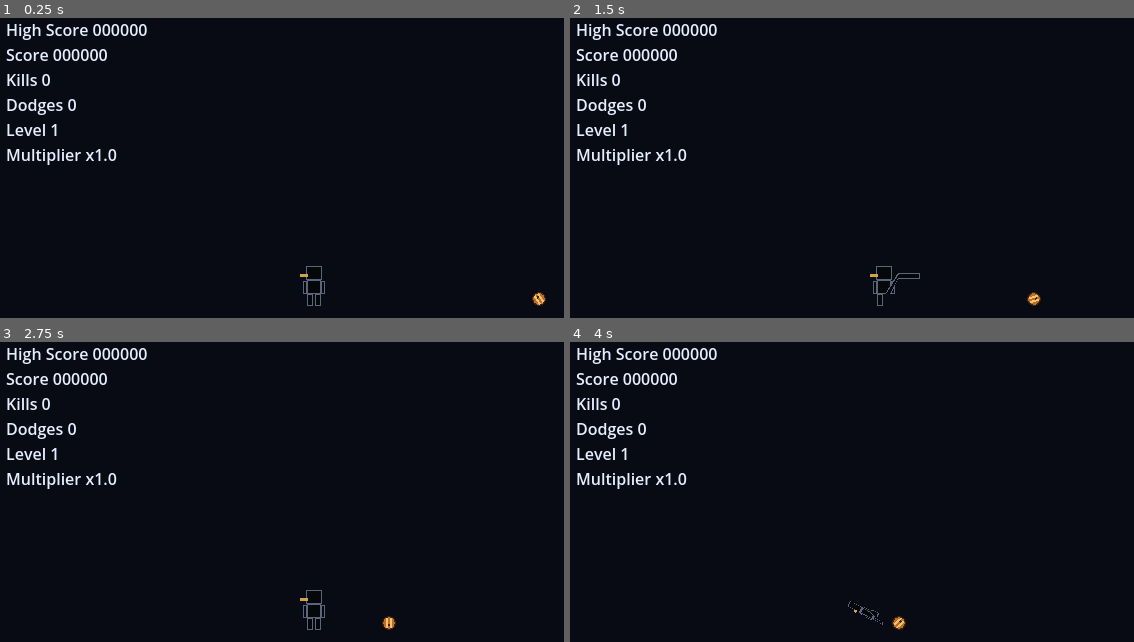
Above: before the commit, frames 1-4 (two rows, left to right).
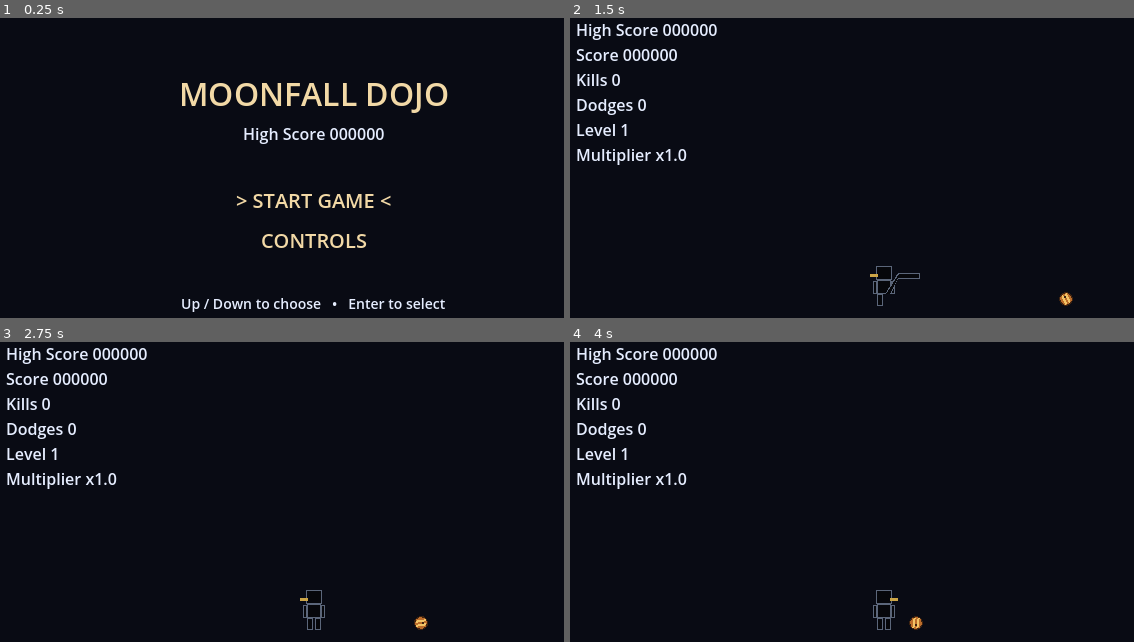
Above: after the commit, the same moments.

Repository: selymax79/Moonfall-Dojo
Game: Godot game, scene res://scenes/main.tscn
Same seed, same stepped clock (60 frames per second), same inputs: the game is played once before the commit and once after it.
Inputs:
- Up to frame 1 (0.25 s): no input
- Up to frame 2 (1.5 s): tap Enter (restart_run) at 0.5 s; hold Right (turn_right) 0.53-1.28 s; hold Down (duck) 0.53-1.28 s; tap Up (jump) at 0.77 s; hold Escape (menu_back, bound only after the commit) from 1.28 s (still down); tap X (kick) at 1.35 s
- Up to frame 3 (2.75 s): tap Up (jump) at 1.52 s; release Escape (menu_back, bound only after the commit) at 2.03 s; hold Right (turn_right) from 2.03 s (still down); hold Z (punch) from 2.03 s (still down)
- Up to frame 4 (4 s): release Z (punch) at 2.78 s; tap Down (duck) at 2.85 s; tap Up (jump) at 3.02, 3.77 s; release Right (turn_right) at 3.53 s; hold Left (turn_left) from 3.53 s (still down); hold X (kick) from 3.53 s (still down)

The runs differ from the first frame. In frame 1, 5.9% of the frame differs, in the area x 1-97%, y 2-98%; in frame 2, 0.2%; in frame 3, 0.2%; in frame 4, 0.4%.

Commit message:
Add title screen and start game flow

Diff:
--- a/project.godot
+++ b/project.godot
@@ -24,6 +24,26 @@
 window/stretch/scale_mode="fractional"
 
 [input]
+
+menu_up={
+"deadzone": 0.5,
+"events": [Object(InputEventKey,"physical_keycode":4194320)]
+}
+
+menu_down={
+"deadzone": 0.5,
+"events": [Object(InputEventKey,"physical_keycode":4194322)]
+}
+
+menu_accept={
+"deadzone": 0.5,
+"events": [Object(InputEventKey,"physical_keycode":4194309)]
+}
+
+menu_back={
+"deadzone": 0.5,
+"events": [Object(InputEventKey,"physical_keycode":4194305)]
+}
 
 restart_run={
 "deadzone": 0.5,
--- a/scenes/main.tscn
+++ b/scenes/main.tscn
@@ -62,6 +62,120 @@
 theme_override_colors/font_color = Color(0.9, 0.93, 1, 1)
 theme_override_font_sizes/font_size = 16
 text = "Multiplier x1.0"
+
+[node name="TitleOverlay" type="Control" parent="HUD"]
+anchors_preset = 15
+anchor_right = 1.0
+anchor_bottom = 1.0
+grow_horizontal = 2
+grow_vertical = 2
+mouse_filter = 2
+
+[node name="GameTitle" type="Label" parent="HUD/TitleOverlay"]
+layout_mode = 0
+offset_top = 65.0
+offset_right = 640.0
+offset_bottom = 107.0
+mouse_filter = 2
+theme_override_colors/font_color = Color(0.95, 0.85, 0.65, 1)
+theme_override_font_sizes/font_size = 32
+text = "MOONFALL DOJO"
+horizontal_alignment = 1
+
+[node name="HighScoreLabel" type="Label" parent="HUD/TitleOverlay"]
+layout_mode = 0
+offset_top = 116.0
+offset_right = 640.0
+offset_bottom = 144.0
+mouse_filter = 2
+theme_override_colors/font_color = Color(0.9, 0.93, 1, 1)
+theme_override_font_sizes/font_size = 16
+text = "High Score 000000"
+horizontal_alignment = 1
+
+[node name="MenuContainer" type="VBoxContainer" parent="HUD/TitleOverlay"]
+layout_mode = 0
+offset_left = 160.0
+offset_top = 180.0
+offset_right = 480.0
+offset_bottom = 248.0
+mouse_filter = 2
+theme_override_constants/separation = 12
+
+[node name="StartGameLabel" type="Label" parent="HUD/TitleOverlay/MenuContainer"]
+layout_mode = 2
+mouse_filter = 2
+theme_override_colors/font_color = Color(0.95, 0.85, 0.65, 1)
+theme_override_font_sizes/font_size = 20
+text = "> START GAME <"
+horizontal_alignment = 1
+
+[node name="ControlsLabel" type="Label" parent="HUD/TitleOverlay/MenuContainer"]
+layout_mode = 2
+mouse_filter = 2
+theme_override_colors/font_color = Color(0.95, 0.85, 0.65, 1)
+theme_override_font_sizes/font_size = 20
+text = "CONTROLS"
+horizontal_alignment = 1
+
+[node name="NavigationHint" type="Label" parent="HUD/TitleOverlay"]
+layout_mode = 0
+offset_top = 288.0
+offset_right = 640.0
+offset_bottom = 315.0
+mouse_filter = 2
+theme_override_colors/font_color = Color(0.9, 0.93, 1, 1)
+theme_override_font_sizes/font_size = 14
+text = "Up / Down to choose   •   Enter to select"
+horizontal_alignment = 1
+
+[node name="ControlsOverlay" type="Control" parent="HUD"]
+visible = false
+anchors_preset = 15
+anchor_right = 1.0
+anchor_bottom = 1.0
+grow_horizontal = 2
+grow_vertical = 2
+mouse_filter = 2
+
+[node name="ControlsTitle" type="Label" parent="HUD/ControlsOverlay"]
+layout_mode = 0
+offset_top = 35.0
+offset_right = 640.0
+offset_bottom = 77.0
+mouse_filter = 2
+theme_override_colors/font_color = Color(0.95, 0.85, 0.65, 1)
+theme_override_font_sizes/font_size = 28
+text = "CONTROLS"
+horizontal_alignment = 1
+
+[node name="ControlList" type="Label" parent="HUD/ControlsOverlay"]
+layout_mode = 0
+offset_left = 130.0
+offset_top = 94.0
+offset_right = 510.0
+offset_bottom = 263.0
+mouse_filter = 2
+theme_override_colors/font_color = Color(0.9, 0.93, 1, 1)
+theme_override_font_sizes/font_size = 17
+text = "Left / Right = Turn
+Up = Jump     Down = Duck
+Z = Punch     X = Kick
+P = Pause / Resume
+Enter = Select / Restart at Game Over"
+horizontal_alignment = 1
+theme_override_constants/line_spacing = 10
+
+[node name="ReturnHint" type="Label" parent="HUD/ControlsOverlay"]
+layout_mode = 0
+offset_top = 288.0
+offset_right = 640.0
+offset_bottom = 315.0
+mouse_filter = 2
+theme_override_colors/font_color = Color(0.95, 0.85, 0.65, 1)
+theme_override_font_sizes/font_size = 14
+text = "Esc or Enter to return"
+horizontal_alignment = 1
 
 [node name="GameOverOverlay" type="Control" parent="HUD"]
 visible = false
--- a/scripts/main.gd
+++ b/scripts/main.gd
@@ -1,6 +1,14 @@
 ## Schedules up to two unresolved threats with separate response/recovery reservations.
 ## Main owns gameplay; resolved hazards run their harmless cosmetic aftermath independently.
 extends Node2D
+
+# RUN includes the existing death animation/Game Over flow; pause remains a SceneTree concern.
+enum GameState { TITLE, CONTROLS, RUN }
+var game_state: GameState = GameState.TITLE
+var menu_selection: int = 0
+# Set before entering the tree by the shared start/restart path. Application startup keeps Title.
+var start_in_run: bool = false
+var run_change_pending: bool = false
 
 enum ThreatType { RED, BLUE, BARREL, SHURIKEN }
 const THREAT_SCENES = [preload("res://scenes/red_assassin.tscn"), preload("res://scenes/blue_assassin.tscn"), preload("res://scenes/barrel.tscn"), preload("res://scenes/shuriken.tscn")]
@@ -48,6 +56,12 @@
 @onready var multiplier_label: Label = $HUD/RunStats/MultiplierLabel
 @onready var game_over_overlay: Control = $HUD/GameOverOverlay
 @onready var pause_overlay: Control = $HUD/PauseOverlay
+@onready var run_stats: Control = $HUD/RunStats
+@onready var title_overlay: Control = $HUD/TitleOverlay
+@onready var title_high_score: Label = $HUD/TitleOverlay/HighScoreLabel
+@onready var start_game_label: Label = $HUD/TitleOverlay/MenuContainer/StartGameLabel
+@onready var controls_label: Label = $HUD/TitleOverlay/MenuContainer/ControlsLabel
+@onready var controls_overlay: Control = $HUD/ControlsOverlay
 
 
 ## Randomise before entering the tree so tests can override the seed before the first spawn.
@@ -55,16 +69,48 @@
 	encounter_rng.randomize()
 
 
-## A fresh scene starts a fresh encounter without resetting any existing Player state.
+## Startup reads persistence but makes no gameplay RNG draws until a run is explicitly started.
 func _ready() -> void:
 	recalculate_level()
 	load_high_score()
 	update_hud()
-	select_pending_threat()
-	try_spawn_pending_threat()
-
-
-## Load each fresh scene, including F2 reloads. Missing or invalid data leaves a zero record.
+	if start_in_run:
+		game_state = GameState.RUN
+		select_pending_threat()
+		try_spawn_pending_threat()
+	else:
+		# Hidden Player must not receive menu arrow keys or accumulate committed actions.
+		player.process_mode = Node.PROCESS_MODE_DISABLED
+		player.hide()
+	update_menu()
+
+
+## Visibility and selection have no effect on gameplay clocks or RNG.
+func update_menu() -> void:
+	title_overlay.visible = game_state == GameState.TITLE
+	controls_overlay.visible = game_state == GameState.CONTROLS
+	run_stats.visible = game_state == GameState.RUN
+	title_high_score.text = "High Score %06d" % high_score
+	start_game_label.text = "> START GAME <" if menu_selection == 0 else "START GAME"
+	controls_label.text = "> CONTROLS <" if menu_selection == 1 else "CONTROLS"
+
+
+## Two explicit choices; menu keys never reach the disabled Player.
+func handle_menu_input(event: InputEvent) -> void:
+	if game_state == GameState.CONTROLS:
+		if event.is_action_pressed("menu_back") or event.is_action_pressed("menu_accept"):
+			game_state = GameState.TITLE
+	elif event.is_action_pressed("menu_up") or event.is_action_pressed("menu_down"):
+		menu_selection = 1 - menu_selection
+	elif event.is_action_pressed("menu_accept"):
+		if menu_selection == 0:
+			start_new_run()
+		else:
+			game_state = GameState.CONTROLS
+	update_menu()
+
+
+## Load each fresh scene, including F2 restarts. Missing or invalid data leaves a zero record.
 func load_high_score() -> void:
 	high_score = 0
 	var save_data := ConfigFile.new()
@@ -134,15 +180,19 @@
 func _unhandled_input(event: InputEvent) -> void:
 	if event.is_echo():
 		return
+	if game_state != GameState.RUN:
+		get_viewport().set_input_as_handled()
+		handle_menu_input(event)
+		return
 	if event.is_action_pressed("pause_game"):
 		get_viewport().set_input_as_handled()
 		set_game_paused(not get_tree().paused)
 	elif event.is_action_pressed("dev_restart"):
 		get_viewport().set_input_as_handled()
-		restart_run()
+		start_new_run()
 	elif event.is_action_pressed("restart_run") and game_over_overlay.visible and not get_tree().paused:
 		get_viewport().set_input_as_handled()
-		restart_run()
+		start_new_run()
 	elif event.is_action_pressed("dev_level_up"):
 		get_viewport().set_input_as_handled()
 		var previous_gap: float = get_spawn_gap()
@@ -155,11 +205,29 @@
 		update_hud()
 
 
-## Both restart controls create a clean run; the persistent High Score is loaded by the new scene.
-func restart_run() -> void:
-	# SceneTree outlives this scene, so pause must not survive a restart.
+## Start Game, Enter restart and F2 all replace the scene, avoiding a second list of reset rules.
+func start_new_run() -> void:
+	if run_change_pending:
+		return
+	run_change_pending = true
+	# Replace outside input dispatch; multiple presses in one frame cannot create duplicate runs.
+	replace_with_run.call_deferred()
+
+
+func replace_with_run() -> void:
+	var tree := get_tree()
+	var next_run = load(scene_file_path).instantiate()
+	next_run.start_in_run = true
+	if game_state != GameState.RUN:
+		# Menu dwell/navigation must preserve an injected seed and the exact initial RNG state.
+		next_run.encounter_rng.seed = encounter_rng.seed
+		next_run.encounter_rng.state = encounter_rng.state
+	# Configure before _ready(): ordinary scene reload would return to Title instead of a run.
 	set_game_paused(false)
-	get_tree().reload_current_scene()
+	tree.root.remove_child(self)
+	tree.root.add_child(next_run)
+	tree.current_scene = next_run
+	queue_free()
 
 
 ## SceneTree freezes pausable actors (including cosmetic aftermath); HUD remains responsive.
@@ -212,7 +280,7 @@
 ## It contains a valid intended response and its full recovery, not a promise that every press in it wins.
 ## A new reservation must follow every existing recovery, actual Player availability, turn and margin.
 func try_spawn_pending_threat() -> void:
-	if player.is_dead or pending_type < 0 or encounter_time < next_spawn_at:
+	if game_state != GameState.RUN or player.is_dead or pending_type < 0 or encounter_time < next_spawn_at:
 		return
 	if active_threats.size() >= get_max_unresolved():
 		return
@@ -262,8 +330,8 @@
 ## All actors move first, then Player attacks, then lethal checks, then surviving hazard rewards.
 ## Separate passes preserve Player-first Assassin priority regardless of the array's encounter order.
 func _physics_process(delta: float) -> void:
-	# Only Main needs this guard: it stays responsive for P/F2/F4 while SceneTree pauses actors.
-	if get_tree().paused:
+	# Main handles menus/P/F2/F4; simulation exists only in an unpaused run with no restart pending.
+	if game_state != GameState.RUN or run_change_pending or get_tree().paused:
 		return
 	encounter_time += delta
 	player.advance_tick(delta)
Not shown, changed: DESIGN_NOTES.md
Not shown, changed: Roadmap.md
